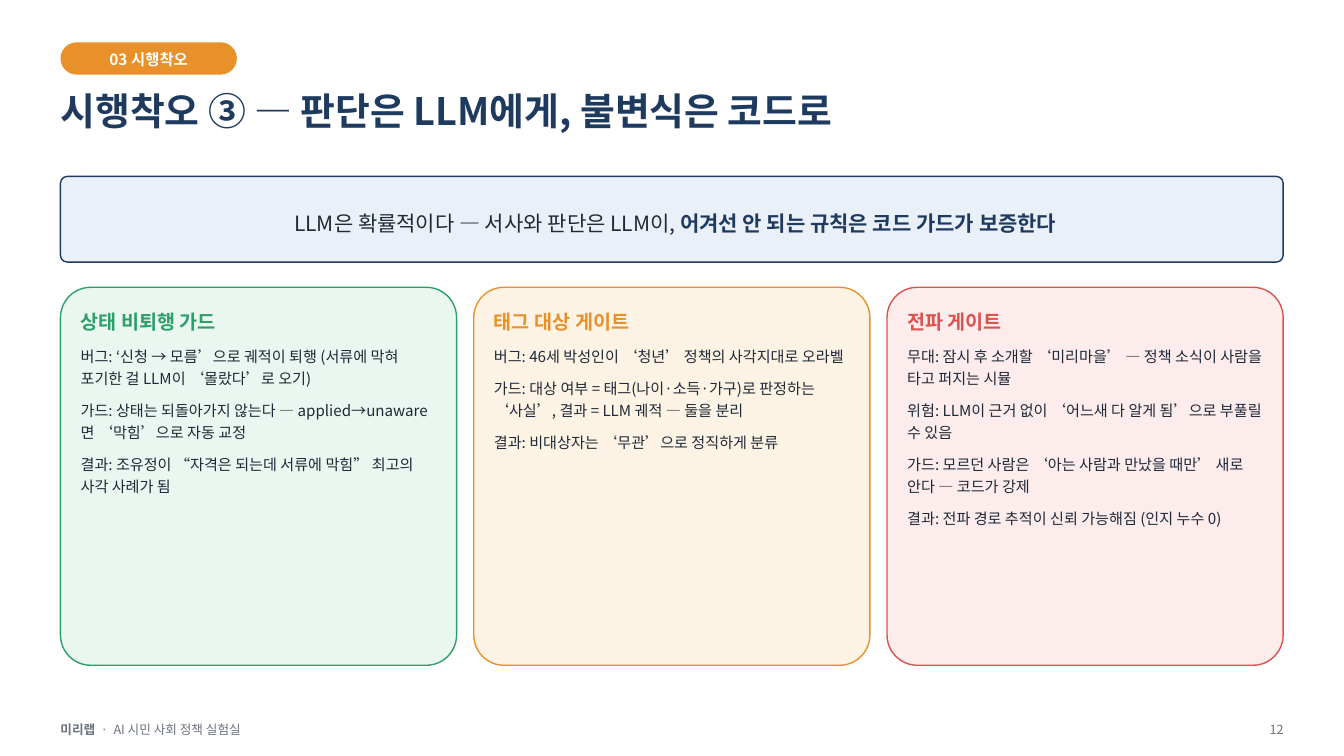
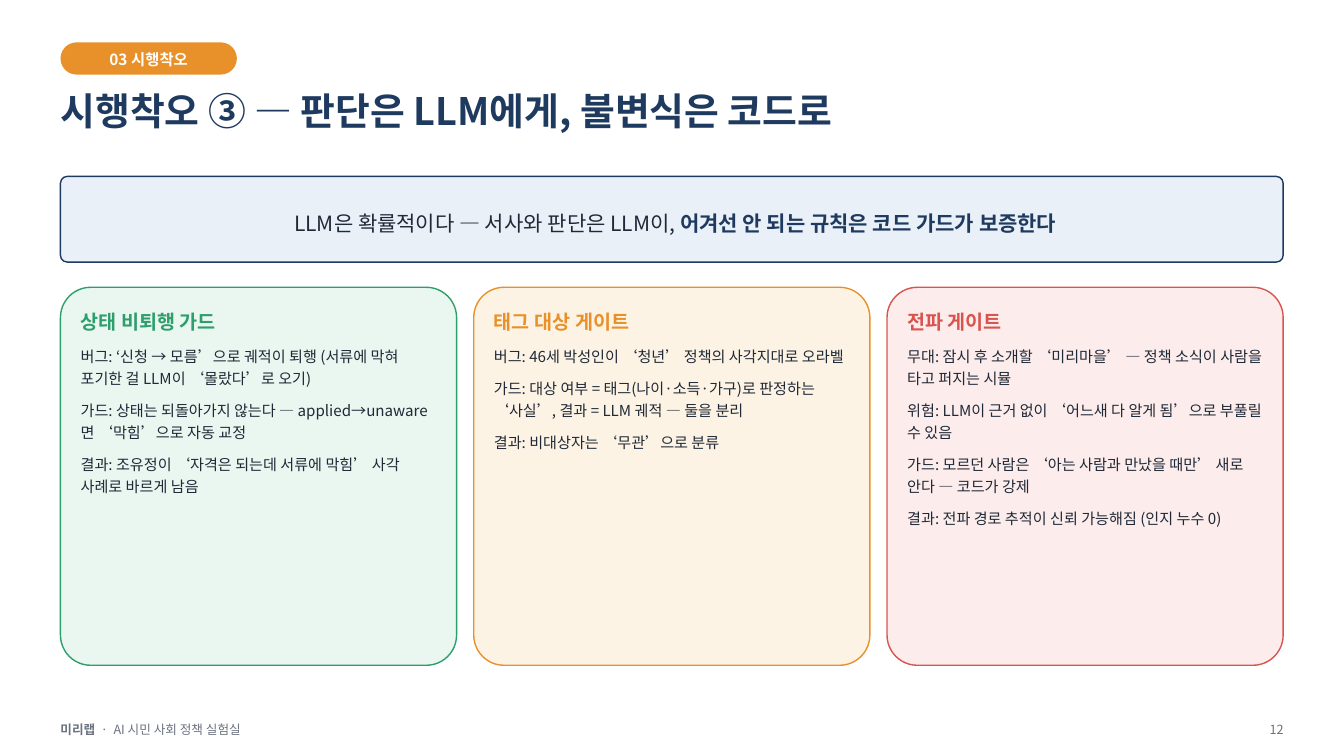
Before and after one commit to minoak/MiriLab_1, a slide deck: slide 12 of notebooks/미리랩_발표.pptx. Drawn at 1344x756 pixels with LibreOffice and Linux fonts; fonts in the diff are those of the drawing. Boxes give left, top, right and bottom in pixels: in the first picture for what was removed or moved away, otherwise in the second. Text is boxed around its words. In the diff, an @@ line names an element or a change of style, - is before the commit and + after.

```diff
--- a/notebooks/미리랩_발표.pptx
+++ b/notebooks/미리랩_발표.pptx
@@ text at bbox=[494, 435, 719, 450]: text changed @@
-결과: 비대상자는 ‘무관’으로 정직하게 분류
+결과: 비대상자는 ‘무관’으로 분류
@@ text at bbox=[81, 457, 400, 493]: text changed @@
-결과: 조유정이 “자격은 되는데 서류에 막힘” 최고의 사각 사례가 됨
+결과: 조유정이 ‘자격은 되는데 서류에 막힘’ 사각 사례로 바르게 남음
```
Also in this commit, not shown: 15 other slides changed, 3 slides added, 2 slides removed, 59 other files.
